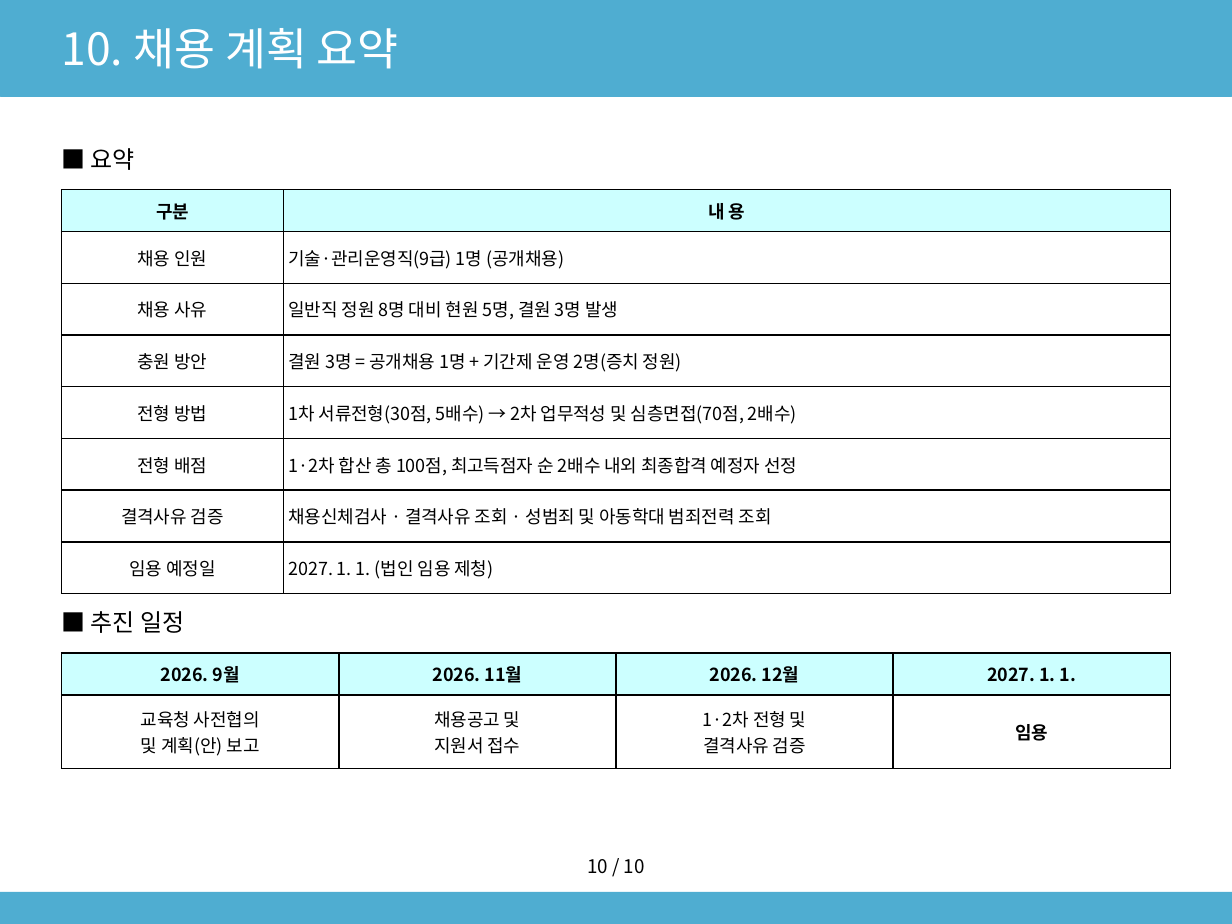
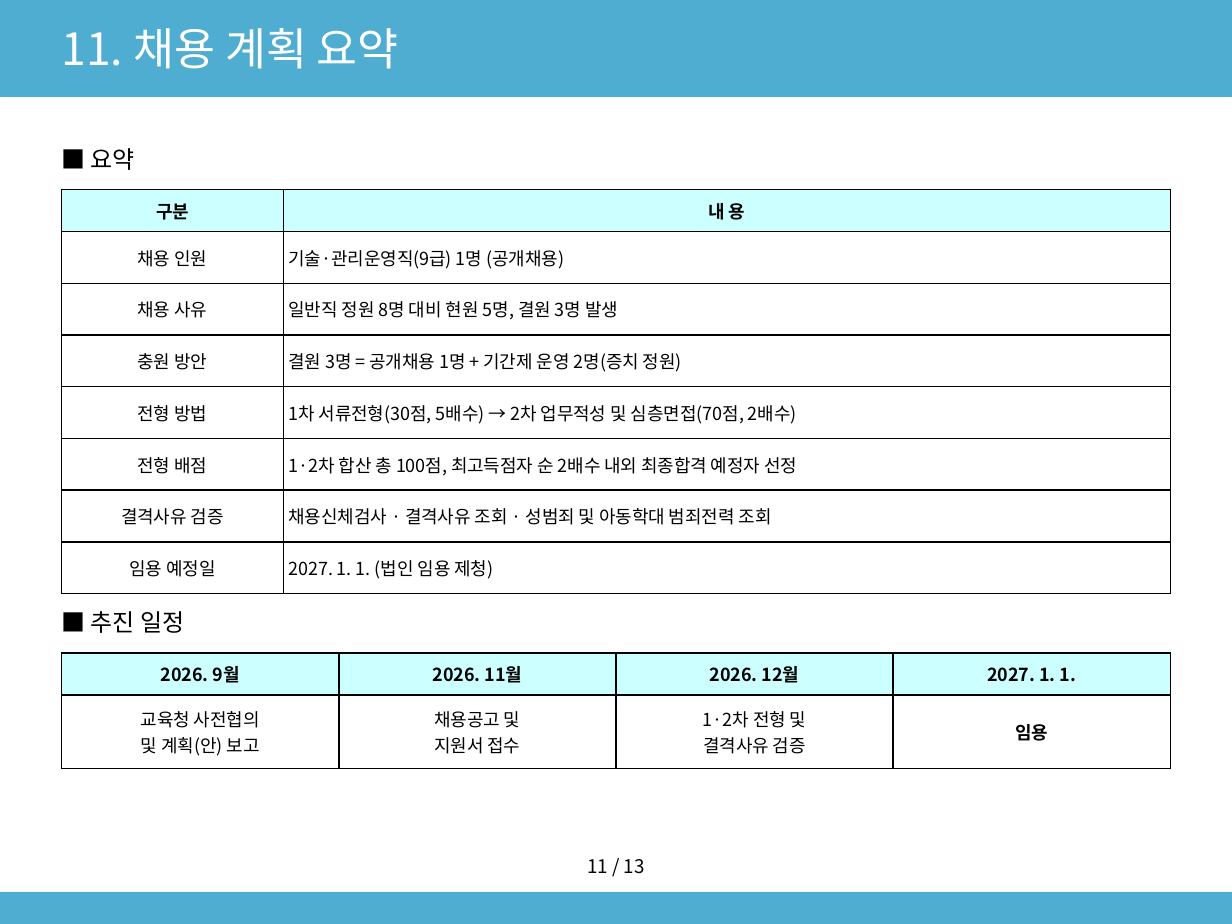
Before and after one commit to sogood459-max/miracle-guy, a slide deck: slide 13 of docs/2027년_사무직원_채용계획안.pptx (slide 12 before the commit). Drawn at 1232x924 pixels with LibreOffice and Linux fonts; fonts in the diff are those of the drawing. Boxes give left, top, right and bottom in pixels: in the first picture for what was removed or moved away, otherwise in the second. Text is boxed around its words. In the diff, an @@ line names an element or a change of style, - is before the commit and + after.

```diff
--- a/docs/2027년_사무직원_채용계획안.pptx
+++ b/docs/2027년_사무직원_채용계획안.pptx
@@ text at <box>62,28,399,69</box>: text changed @@
-10. 채용 계획 요약
+11. 채용 계획 요약
@@ text at <box>587,859,645,874</box>: text changed @@
-10 / 10
+11 / 13
```
Also in this commit, not shown: 10 other slides changed, 3 slides added, 1 other file.
